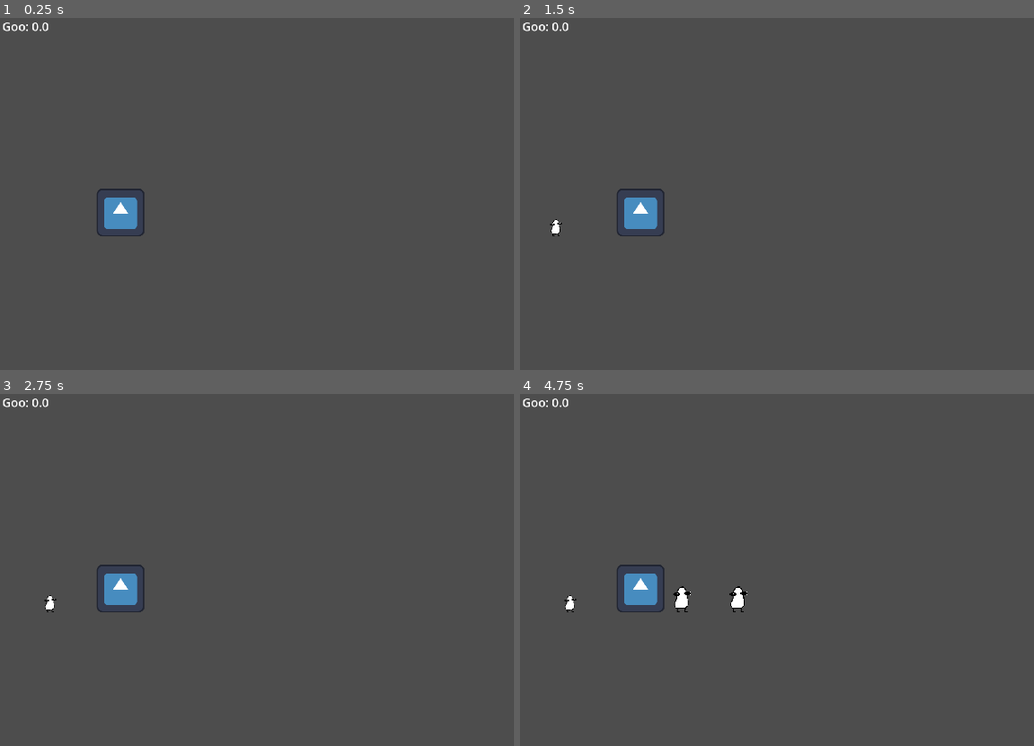
Above: before the commit, frames 1-4 (two rows, left to right).
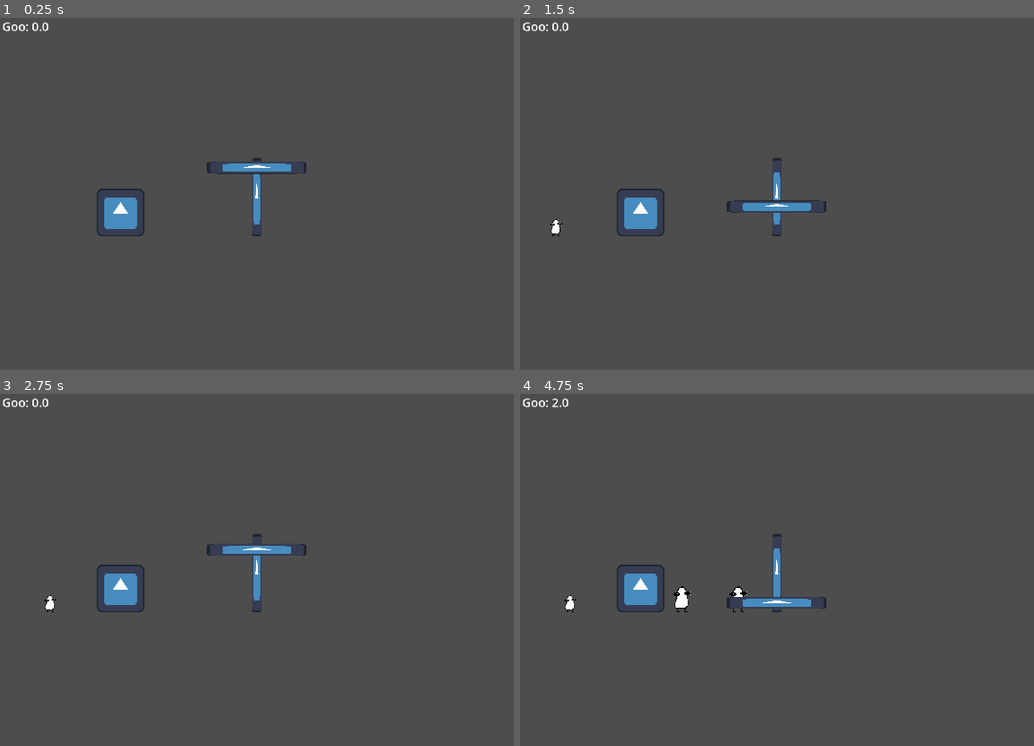
Above: after the commit, the same moments.

Repository: Octoan1/Tinkles-Incremental
Game: Godot game, scene res://main.tscn
Two runs of this game, one before a commit and one after it. Both use one fixed random seed, a clock stepped at 60 frames per second and the inputs below. The engine's default icon, where the game draws it, is replaced by a stand-in: a white triangle on a blue panel in a dark square.
Inputs (mouse positions are in pixels of both pictures, inside the frame that each line leads up to):
- Up to frame 1 (0.25 s): no input
- Up to frame 2 (1.5 s): tap Enter at 0.5 s; move the mouse to (outside the picture) at 0.52 s; click (outside the picture) at 0.67 s; move the mouse to (540, 229) at 1.27 s; click (540, 229) at 1.42 s
- Up to frame 3 (2.75 s): move the mouse to (10, 598) at 2.02 s; click (10, 598) at 2.17 s
- Up to frame 4 (4.75 s): move the mouse to (843, 675) at 2.77 s; click (843, 675) at 2.92 s; move the mouse to (555, 605) at 3.52 s; click (555, 605) at 3.67 s; move the mouse to (540, 605) at 4.27 s; click (540, 605) at 4.42 s

The runs differ from the first frame. In frame 1, 0.6% of the frame differs, in the area x 40-60%, y 39-62%; in frame 2, 0.6%; in frame 3, 0.6%; in frame 4, 0.7%, in the area x 6-60%, y 1-62%.

Commit message:
Crusher Trap Added
- Trap that crushes.
- Added 'one-shot' export to damage_area. (Select this for traps that are meant to hit an enemy only once. This functionality might be pointless as traps manage the monitoring already, but oh well)

Diff:
--- /dev/null
+++ b/crusher.gd
@@ -0,0 +1,42 @@
+extends Node2D
+
+@export var attack_cooldown: float = 3.0
+
+@onready var damage_area: Area2D = $DamageArea
+@onready var attack_cooldown_timer: Timer = $attack_cooldown
+@onready var crusher_trap: Sprite2D = $CrusherTrap
+@onready var trap_start: Marker2D = $TrapStart
+@onready var trap_end: Marker2D = $TrapEnd
+
+
+var attacking = false
+var resetting = false
+var trap_speed = 500
+
+func _ready() -> void:
+	attack_cooldown_timer.start()
+
+func _physics_process(delta: float) -> void:
+	if attacking:
+		if crusher_trap.global_position.distance_to(trap_end.global_position) > 0.1:
+			damage_area.monitoring = true
+
+			damage_area.global_position.y = move_toward(damage_area.global_position.y, trap_end.global_position.y, trap_speed * delta)
+			crusher_trap.global_position.y = move_toward(crusher_trap.global_position.y, trap_end.global_position.y, trap_speed * delta)
+		else:
+			attacking = false
+			damage_area.monitoring = false
+			resetting = true
+
+
+	elif resetting:
+		if crusher_trap.global_position.distance_to(trap_start.global_position) > 0.1:
+			damage_area.global_position.y = move_toward(crusher_trap.global_position.y, trap_start.global_position.y, trap_speed * delta)
+			crusher_trap.global_position.y = move_toward(crusher_trap.global_position.y, trap_start.global_position.y, trap_speed * delta)
+		else:
+			resetting = false
+			attack_cooldown_timer.start()
+
+
+func _on_attack_cooldown_timeout() -> void:
+	attacking = true
--- a/damage_area.gd
+++ b/damage_area.gd
@@ -4,13 +4,14 @@
 @export var delay: float = 1.0
 @export var insta_kill: bool = false
 @export var active: bool = true
+@export var one_shot: bool = false
 
 func _ready():
 	if active == true: self.monitoring = true
 	else: self.monitoring = false
 
 func _physics_process(delta: float) -> void:
-	if active == true:
+	if active == true and one_shot == false:
 		for body in get_overlapping_bodies():
 			if insta_kill == true:
 				body.die()
@@ -18,5 +19,5 @@
 				body.take_damage(damage)
 
 func _on_body_entered(body: Node2D) -> void:
-	if active == true:
-		self.monitoring = true
+	if active == true and one_shot == true:
+		body.take_damage(damage)
--- a/main.tscn
+++ b/main.tscn
@@ -5,6 +5,8 @@
 [ext_resource type="PackedScene" uid="uid://ci8eqs22jrag3" path="res://Game Logic/damage_area.tscn" id="3_h2yge"]
 [ext_resource type="Script" uid="uid://ttsgpucekkd3" path="res://UI/ui.gd" id="4_1bvp3"]
 [ext_resource type="PackedScene" uid="uid://dlayonr1hr4tv" path="res://Objects/Buildings/buffet.tscn" id="4_lquwl"]
+[ext_resource type="Texture2D" uid="uid://ddux8qo1iqdpo" path="res://icon.svg" id="5_lquwl"]
+[ext_resource type="Script" uid="uid://bqa4pfspwta1p" path="res://crusher.gd" id="6_272bh"]
 
 [sub_resource type="RectangleShape2D" id="RectangleShape2D_1bvp3"]
 size = Vector2(1118.25, 634.5)
@@ -14,6 +16,9 @@
 
 [sub_resource type="RectangleShape2D" id="RectangleShape2D_lquwl"]
 size = Vector2(31.097046, 22)
+
+[sub_resource type="RectangleShape2D" id="RectangleShape2D_5vw27"]
+size = Vector2(266, 32)
 
 [node name="Main" type="Node" unique_id=1833770416]
 
@@ -57,4 +62,32 @@
 theme_override_font_sizes/font_size = 32
 metadata/_edit_use_anchors_ = true
 
+[node name="Crusher" type="Node2D" parent="." unique_id=883489741]
+position = Vector2(686, 400)
+script = ExtResource("6_272bh")
+
+[node name="CrusherArm" type="Sprite2D" parent="Crusher" unique_id=1935214704]
+position = Vector2(0, 79.00002)
+scale = Vector2(0.19999921, 1.6399997)
+texture = ExtResource("5_lquwl")
+
+[node name="CrusherTrap" type="Sprite2D" parent="Crusher" unique_id=1124302306]
+scale = Vector2(2.0855603, 0.25597283)
+texture = ExtResource("5_lquwl")
+
+[node name="DamageArea" parent="Crusher" unique_id=1974756608 instance=ExtResource("3_h2yge")]
+damage = 2
+one_shot = true
+
+[node name="CollisionShape2D" type="CollisionShape2D" parent="Crusher/DamageArea" unique_id=222542845]
+shape = SubResource("RectangleShape2D_5vw27")
+
+[node name="attack_cooldown" type="Timer" parent="Crusher" unique_id=336636168]
+
+[node name="TrapStart" type="Marker2D" parent="Crusher" unique_id=1821655355]
+
+[node name="TrapEnd" type="Marker2D" parent="Crusher" unique_id=1269765883]
+position = Vector2(0, 171)
+
 [connection signal="timeout" from="LemmingSpawner/Timer" to="LemmingSpawner" method="_on_timer_timeout"]
+[connection signal="timeout" from="Crusher/attack_cooldown" to="Crusher" method="_on_attack_cooldown_timeout"]
Not shown, added: crusher.gd.uid
